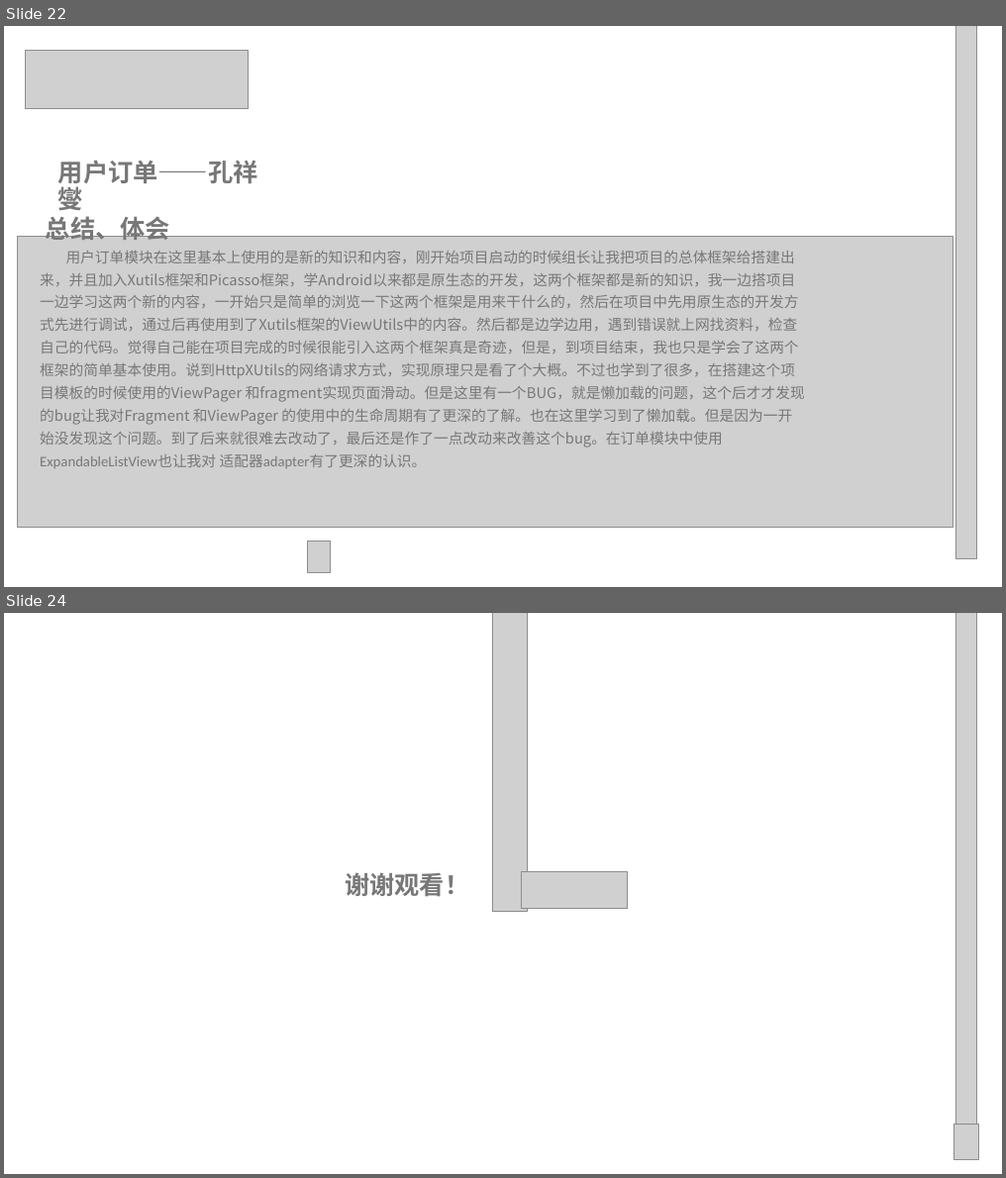
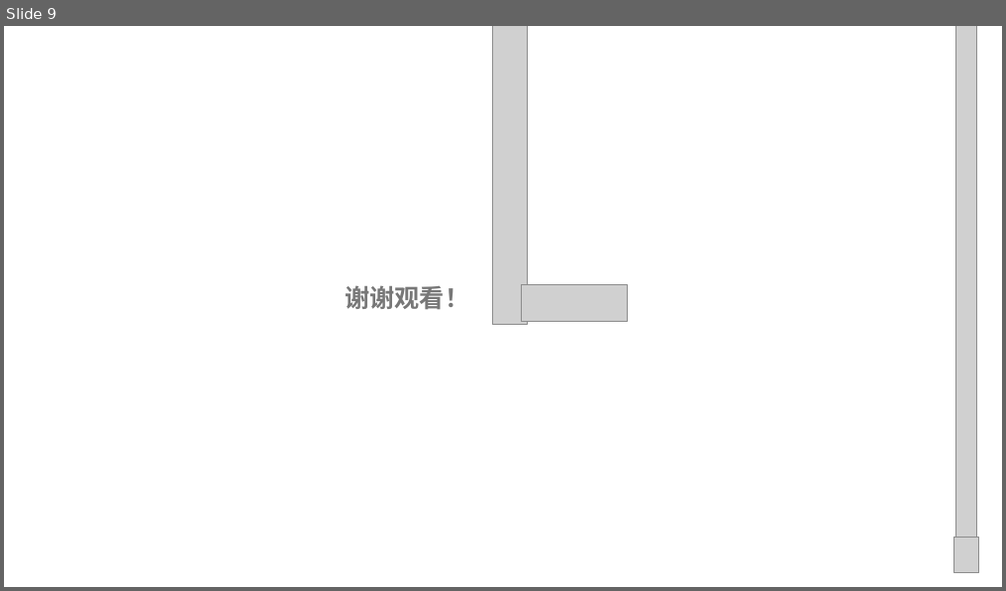
Before and after one commit to CC1AH/SummerTraining, a slide deck: 项目答辩总ppt.pptx. Shown one above the other, each under a label of ours: slides 22 and 24 before the commit, slide 9 after it; the slides between them are not shown. The pictures are 1006x1178 and 1006x591 pixels, drawn with LibreOffice and Linux fonts; fonts in the diff are those of the drawing; grey boxes stand for pictures; background and template pictures are left out. Boxes give left, top, right and bottom in pixels: in the first picture for what was removed or moved away, otherwise in the second. Text is boxed around its words. In the diff, an @@ line names an element or a change of style, - is before the commit and + after.

```diff
--- a/项目答辩总ppt.pptx
+++ b/项目答辩总ppt.pptx
@@ slide 22 removed at (4, 26, 1002, 587), background picture (left out) @@
@@ picture removed at (25, 51, 249, 108) @@
@@ picture removed at (955, 26, 976, 560) @@
@@ text removed at (58, 160, 258, 210) @@
-用户订单——孔祥燮
@@ text removed at (40, 212, 805, 469) @@
-总结、体会
-用户订单模块在这里基本上使用的是新的知识和内容，刚开始项目启动的时候组长让我把项目的总体框架给搭建出来，并且加入Xutils框架和Picasso框架，学Android以来都是原生态的开发，这两个框架都是新的知识，我一边搭项目一边学习这两个新的内容，一开始只是简单的浏览一下这两个框架是用来干什么的，然后在项目中先用原生态的开发方式先进行调试，通过后再使用到了Xutils框架的ViewUtils中的内容。然后都是边学边用，遇到错误就上网找资料，检查自己的代码。觉得自己能在项目完成的时候很能引入这两个框架真是奇迹，但是，到项目结束，我也只是学会了这两个框架的简单基本使用。说到HttpXUtils的网络请求方式，实现原理只是看了个大概。不过也学到了很多，在搭建这个项目模板的时候使用的ViewPager 和fragment实现页面滑动。但是这里有一个BUG，就是懒加载的问题，这个后才才发现的bug让我对Fragment 和ViewPager 的使用中的生命周期有了更深的了解。也在这里学习到了懒加载。但是因为一开始没发现这个问题。到了后来就很难去改动了，最后还是作了一点改动来改善这个bug。在订单模块中使用ExpandableListView也让我对 适配器adapter有了更深的认识。
@@ picture removed at (18, 236, 953, 528) @@
@@ picture removed at (308, 542, 331, 573) @@
@@ what was slide 24 is now slide 9 @@
```
Also in this commit, not shown: 1 slide changed, 4 slides added, 18 other slides removed, 2 other files.
